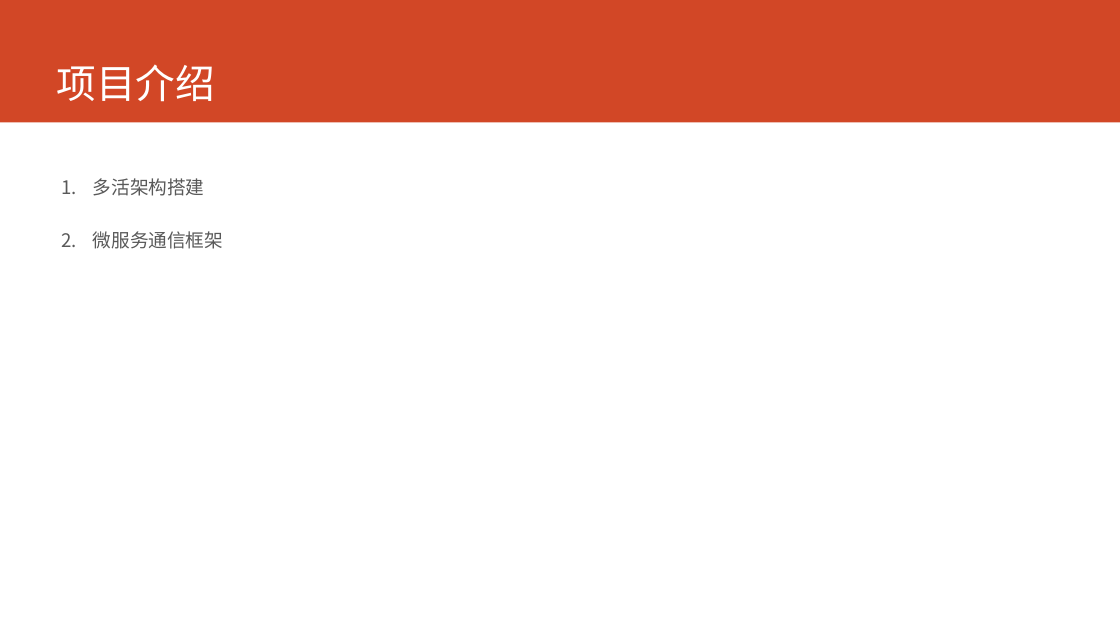
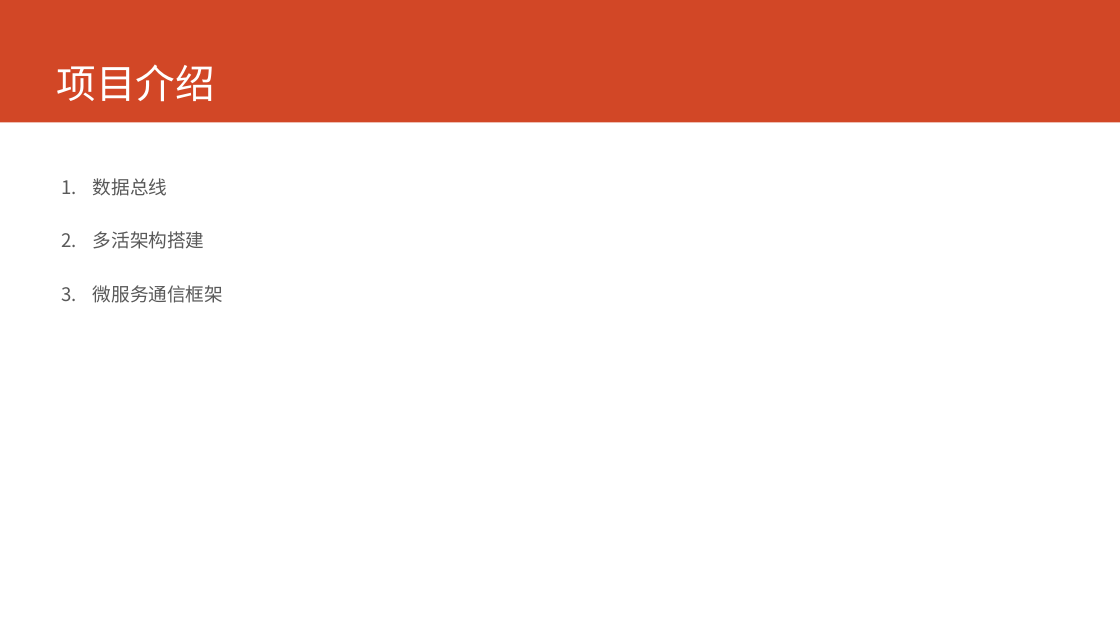
Before and after one commit to printfcoder/printfcoder, a slide deck: slide 3 of job/me/个人介绍.pptx. Drawn at 1120x630 pixels with LibreOffice and Linux fonts; fonts in the diff are those of the drawing. Boxes give left, top, right and bottom in pixels: in the first picture for what was removed or moved away, otherwise in the second. Text is boxed around its words. In the diff, an @@ line names an element or a change of style, - is before the commit and + after.

```diff
--- a/job/me/个人介绍.pptx
+++ b/job/me/个人介绍.pptx
@@ text at bbox=[93, 178, 167, 196]: paragraph added @@
+1. 数据总线
```
Also in this commit, not shown: 1 slide added, 6 other files.
